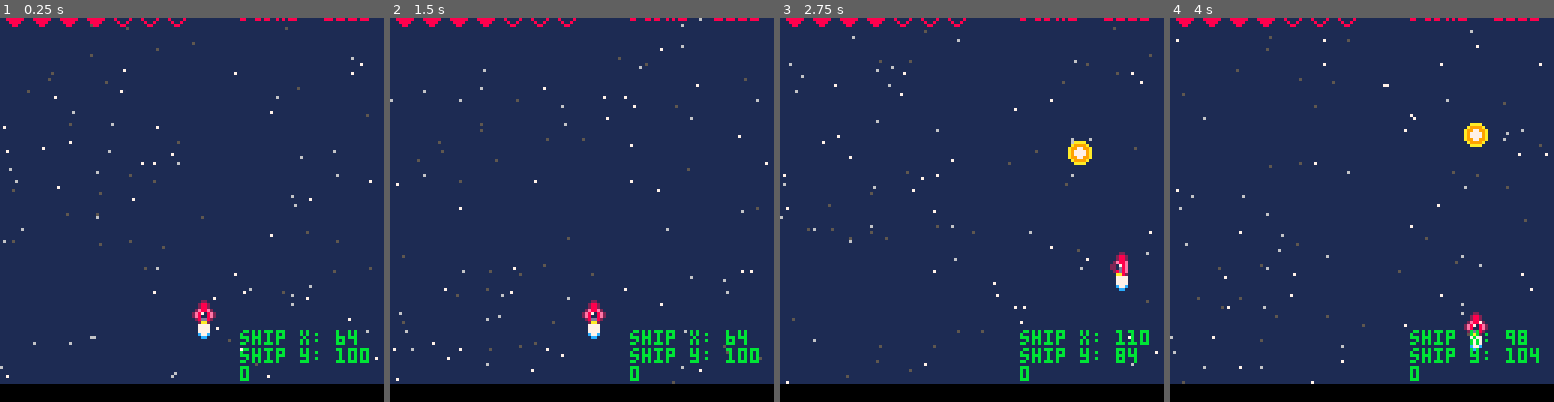
Above: before the commit, frames 1-4 (left to right).
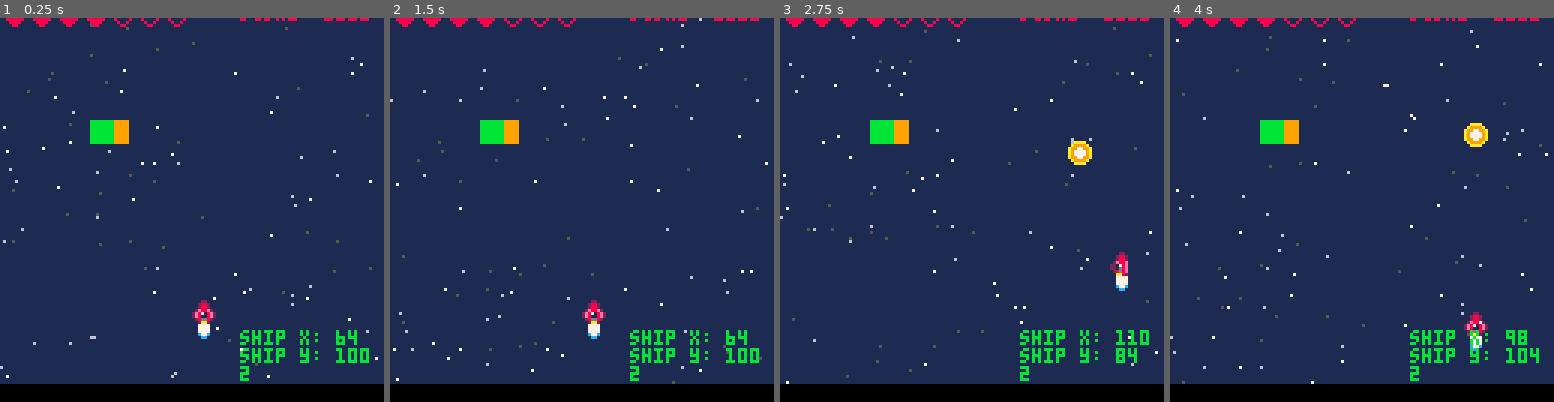
Above: after the commit, the same moments.

Repository: chihirotange/pico8
Game: PICO-8 cartridge shmup/main.p8
Same seed, same stepped clock (60 frames per second), same inputs: the game is played once before the commit and once after it.
Inputs:
- Up to frame 1 (0.25 s): no input
- Up to frame 2 (1.5 s): tap O (Z key) at 0.7 s
- Up to frame 3 (2.75 s): hold Right 1.6-2.1 s; tap O (Z key) at 1.7, 2.1, 2.5 s; hold Up 2.15-2.42 s; hold Right from 2.47 s (still down)
- Up to frame 4 (4 s): tap O (Z key) at 2.9, 3.3, 3.7 s; release Right at 3.03 s; hold Left 3.08-3.58 s; hold Down 3.63-3.97 s

The runs differ from the first frame. In frame 1, 0.7% of the frame differs, in the area x 23-65%, y 26-94%; in frame 2, 0.7%; in frame 3, 0.7%; in frame 4, 0.7%.

Commit message:
update logic oop

Diff:
--- a/shmup/oop/oop.lua
+++ b/shmup/oop/oop.lua
@@ -13,20 +13,31 @@
 
 entity = class:new(
     {
+        -- @TODO: refactor, find better algorithm
         x = 0,
         y = 0,
         draw_order = -1,
         new = function(_ENV, tbl)
             tbl = class.new(_ENV, tbl)
-
-                for i = 1,#entites do
-                    if tbl.draw_order >= entites[i].draw_order then
-                        printh("add")
-                        add(entites, tbl, i + 1)
-                        break
+            for i = 1,#entites do
+                if tbl.draw_order > entites[i].draw_order then
+                    add(entites, tbl, i + 1)
+                    break
+                else
+                    if tbl.draw_order != -1 then
+                        add(entites,tbl, i)
                     end
+                    break
                 end
+            end
+            if count(entites) == 0 and tbl.draw_order != -1 then
+                add(entites,tbl)
+            end
             return tbl
+        end,
+        update = function(_ENV)
+        end,
+        draw = function(_ENV)
         end
     }
 )
